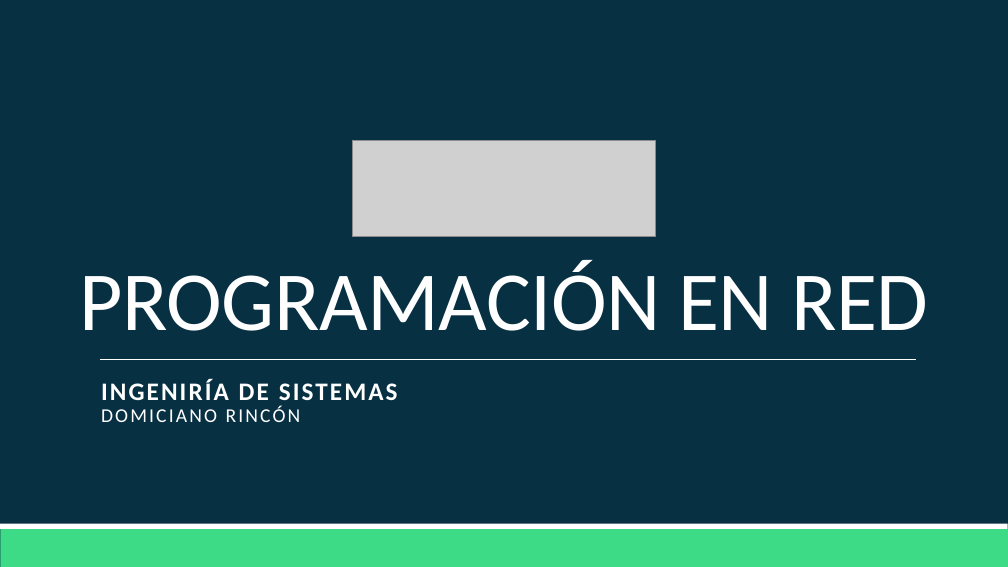
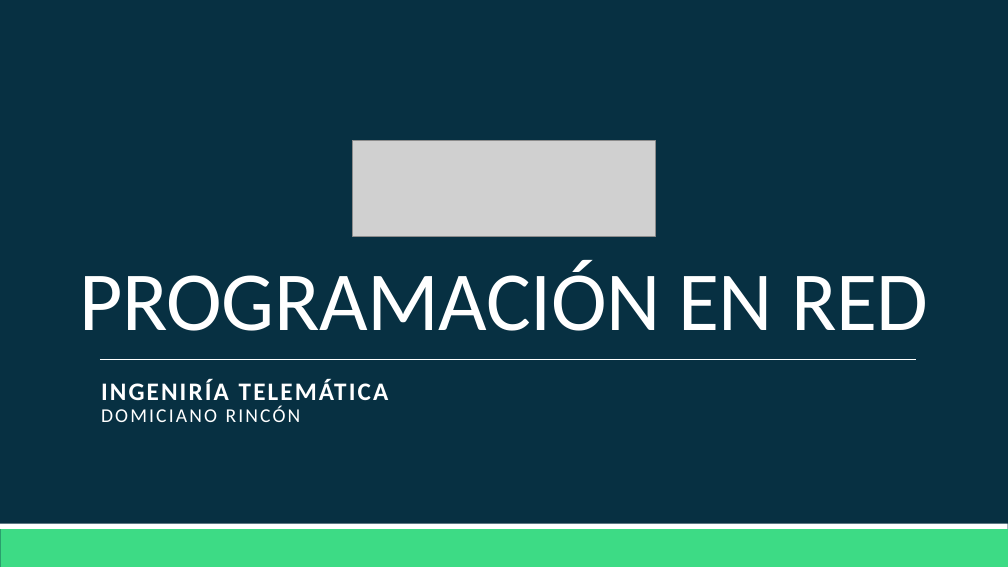
Before and after one commit to Domiciano/PrograRed221, a slide deck: slide 1 of Material del curso/Primera semana/Curso.pptx. Drawn at 1008x567 pixels with LibreOffice and Linux fonts; fonts in the diff are those of the drawing; grey boxes stand for pictures. Boxes give left, top, right and bottom in pixels: in the first picture for what was removed or moved away, otherwise in the second. Text is boxed around its words. In the diff, an @@ line names an element or a change of style, - is before the commit and + after.

```diff
--- a/Material del curso/Primera semana/Curso.pptx
+++ b/Material del curso/Primera semana/Curso.pptx
@@ subtitle at bbox=[101, 379, 389, 406]: text changed @@
-INGENIRÍA DE SISTEMAS
+INGENIRÍA TELEMÁTICA
```
Also in this commit, not shown: 2 other files.
